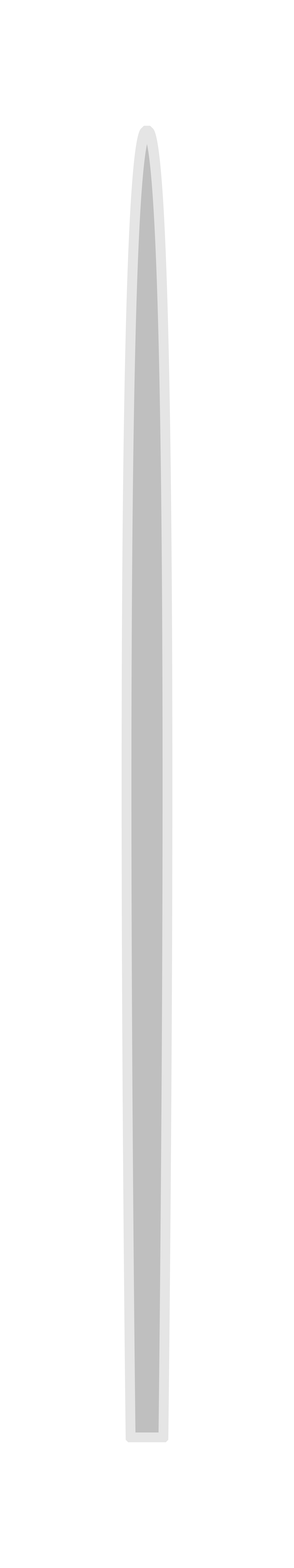
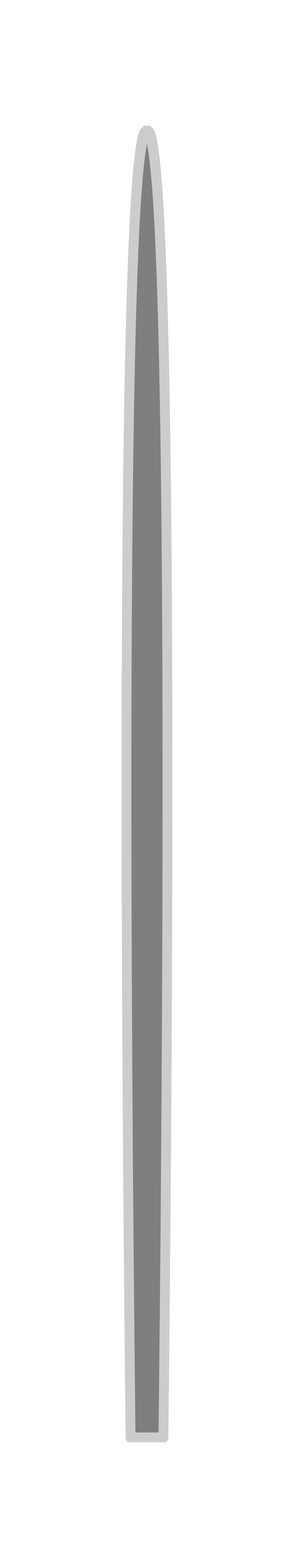
Layer changes from the first 294 × 1568 image to the second:
renamed "Layer 2" to "Forms", hid it, painted on it over (121, 372, 173, 1443)
renamed "Layer 1" to "Tentacle", opacity 50% → 100% over (121, 125, 173, 1443)
